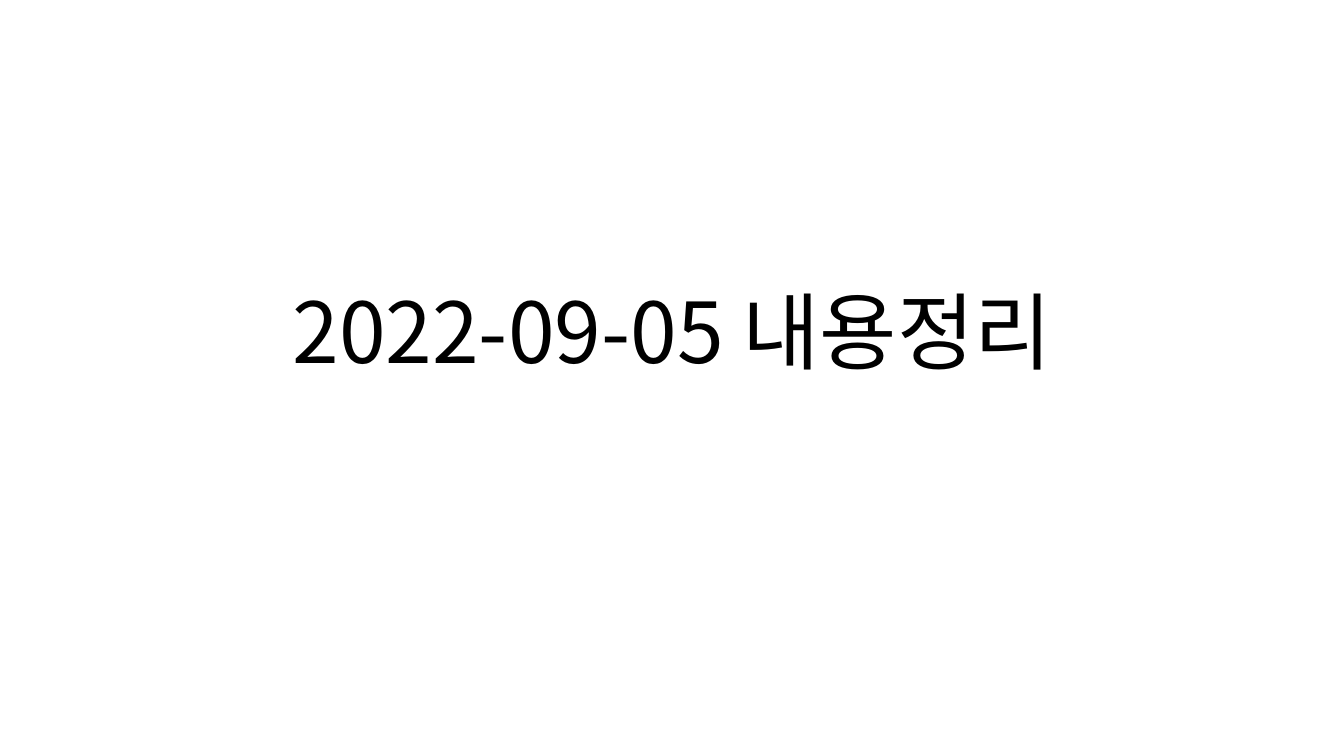
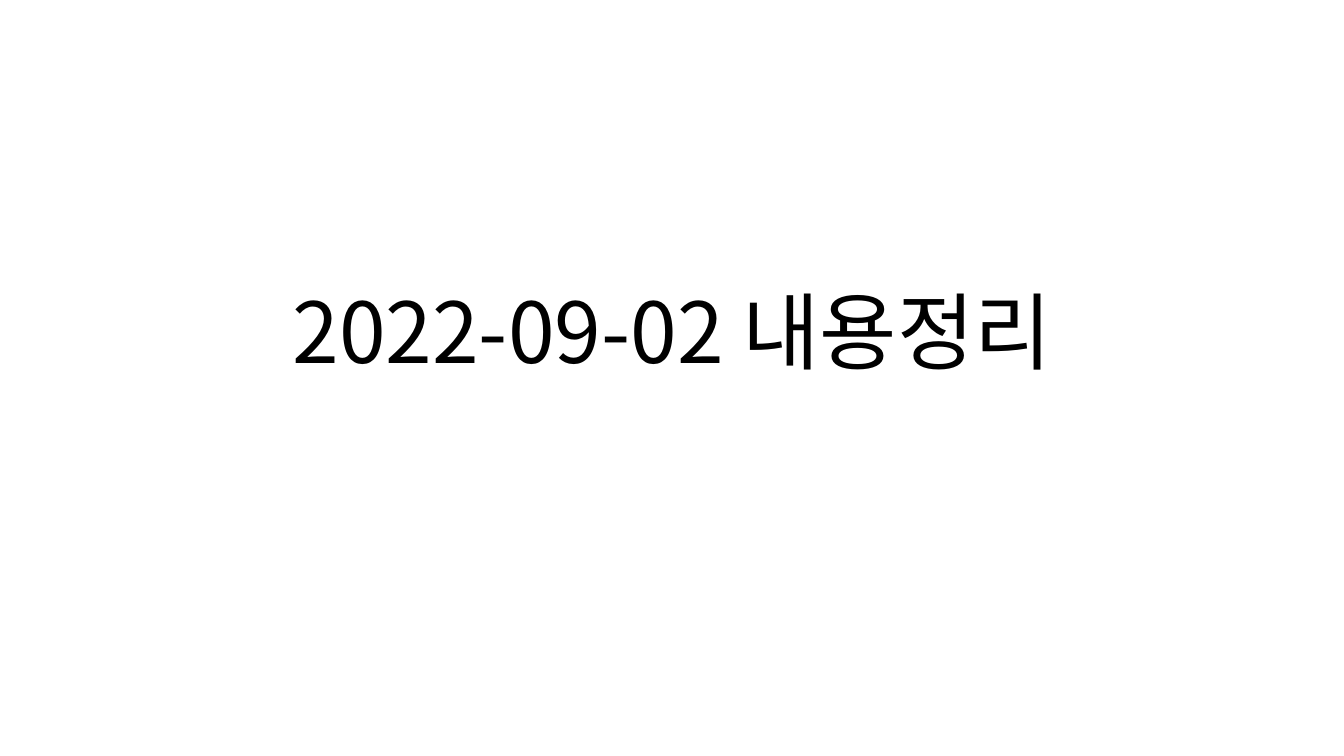
Before and after one commit to Dingadung/2022-study-workspace, a slide deck: slide 1 of study-note/데이터베이스/2022-09-02 내용정리.pptx. Drawn at 1344x756 pixels with LibreOffice and Linux fonts; fonts in the diff are those of the drawing. Boxes give left, top, right and bottom in pixels: in the first picture for what was removed or moved away, otherwise in the second. Text is boxed around its words. In the diff, an @@ line names an element or a change of style, - is before the commit and + after.

```diff
--- a/study-note/데이터베이스/2022-09-02 내용정리.pptx
+++ b/study-note/데이터베이스/2022-09-02 내용정리.pptx
@@ title at (292,293,1051,370): text changed @@
-2022-09-05 내용정리
+2022-09-02 내용정리
```
Also in this commit, not shown: 2 other slides changed, 11 slides added, 27 slides removed, 8 other files.
